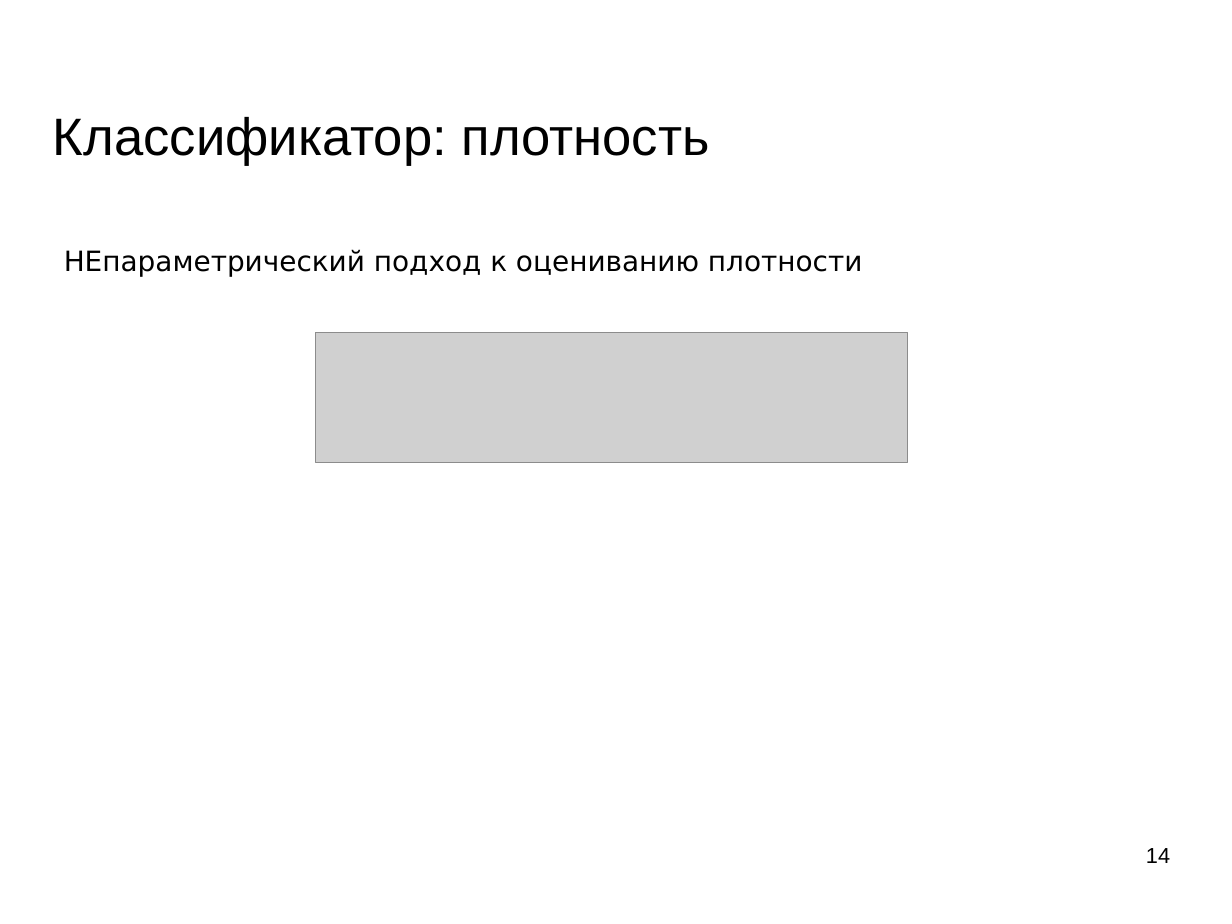
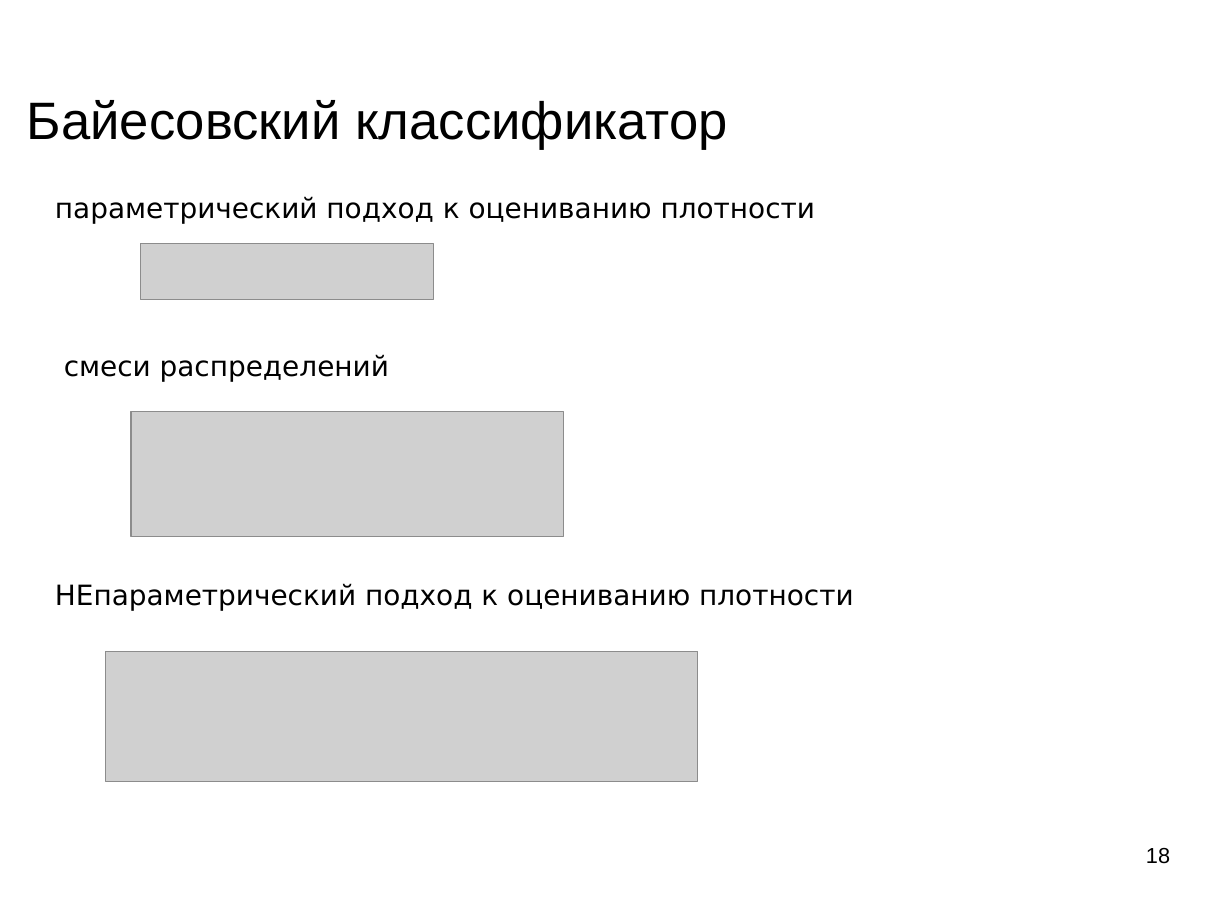
Before and after one commit to mechanoid5/ml_lectorium_legacy, a slide deck: slide 18 of 04-bayes.odp (slide 14 before the commit). Drawn at 1232x924 pixels with LibreOffice and Linux fonts; fonts in the diff are those of the drawing; grey boxes stand for pictures; background and template pictures are left out. Boxes give left, top, right and bottom in pixels: in the first picture for what was removed or moved away, otherwise in the second. Text is boxed around its words. In the diff, an @@ line names an element or a change of style, - is before the commit and + after.

```diff
--- a/04-bayes.odp
+++ b/04-bayes.odp
@@ title at box(27, 100, 728, 150): text changed @@
-Классификатор: плотность
+Байесовский классификатор
@@ text added at box(55, 196, 815, 223), 18 pt, text #000000 @@
+параметрический подход к оцениванию плотности
@@ picture: place and size @@
-picture at box(315, 332, 908, 462)
+picture at box(141, 244, 434, 300)
@@ text added at box(64, 354, 389, 382), 18 pt, text #000000 @@
+смеси распределений
@@ picture added at box(131, 411, 563, 537) @@
@@ text "НЕпараметрический подход к оцениванию плотности": place and size @@
-text "НЕпараметрический подход к оцениванию плотности" at box(64, 249, 862, 276)
+text "НЕпараметрический подход к оцениванию плотности" at box(55, 583, 853, 610)
@@ picture added at box(105, 652, 698, 781) @@
@@ page number at box(1146, 848, 1170, 864): text changed @@
-14
+18
```
Also in this commit, not shown: 16 other slides changed, 8 slides added, 2 slides removed, 1 other file.
